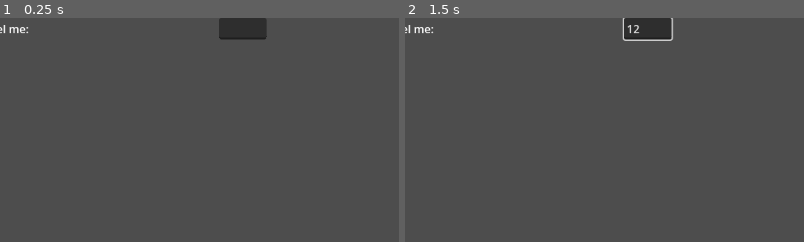
Above: before the commit, frames 1-2 (left to right).
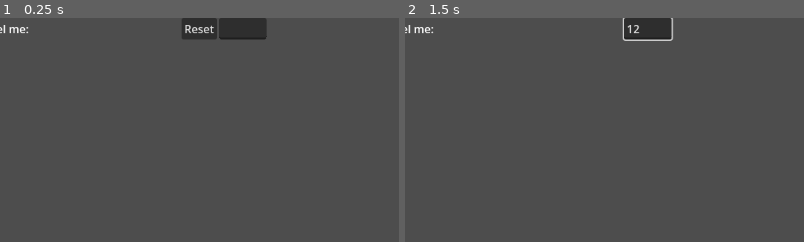
Above: after the commit, the same moments.

Repository: MisterIchor/sbtf-mod-manager-creator
Game: Godot game, scene res://src/interactables/text/text_interactable.tscn
Same seed, same stepped clock (60 frames per second), same inputs: the game is played once before the commit and once after it. This scene is started directly instead of the project's main scene.
Inputs (mouse positions are % of the whole screen's width and height, from its top left):
- Up to frame 1 (0.25 s): no input
- Up to frame 2 (1.5 s): click (33, 2) at 0.52 s; type "12" at 0.6 s; tap Enter at 1.25 s
The pictures show only the part of the screen within x 3-53%, y 0-50%; the shares and areas given below are measured in that part.

The runs differ from the first frame. In frame 1, 0.7% of the frame differs, in the area x 45-55%, y 0-10%; in frame 2, nothing differs.

Commit message:
Added default text and reset button to TextInteractable

Diff:
--- a/src/interactables/text/text_interactable.gd
+++ b/src/interactables/text/text_interactable.gd
@@ -2,14 +2,28 @@
 
 signal text_set(new_text: String)
 
+@export var default_text: String = ""
+
 @onready var line_edit: LineEdit = $LineEdit
+@onready var reset_button: Button = $ResetButton
 
 
 
 func _ready() -> void:
 	line_edit.text_changed.connect(_on_LineEdit_text_changed)
+	reset_button.pressed.connect(_on_ResetButton_pressed)
 
 
 
 func _on_LineEdit_text_changed(new_text: String) -> void:
 	text_set.emit(new_text)
+
+	if not reset_button.visible and not default_text.is_empty():
+		reset_button.show()
+	else:
+		reset_button.hide()
+
+
+func _on_ResetButton_pressed() -> void:
+	line_edit.text = default_text
+	text_set.emit(line_edit.text)
--- a/src/interactables/text/text_interactable.tscn
+++ b/src/interactables/text/text_interactable.tscn
@@ -7,7 +7,16 @@
 offset_right = 418.0
 offset_bottom = 31.0
 script = ExtResource("2_l7ng1")
+default_text = ""
 
-[node name="LineEdit" type="LineEdit" parent="." index="1"]
+[node name="Label" parent="." index="0"]
+size_flags_horizontal = 3
+
+[node name="ResetButton" type="Button" parent="." index="1"]
 layout_mode = 2
-size_flags_horizontal = 10
+size_flags_horizontal = 8
+text = "Reset"
+
+[node name="LineEdit" type="LineEdit" parent="." index="2"]
+layout_mode = 2
+size_flags_horizontal = 8
